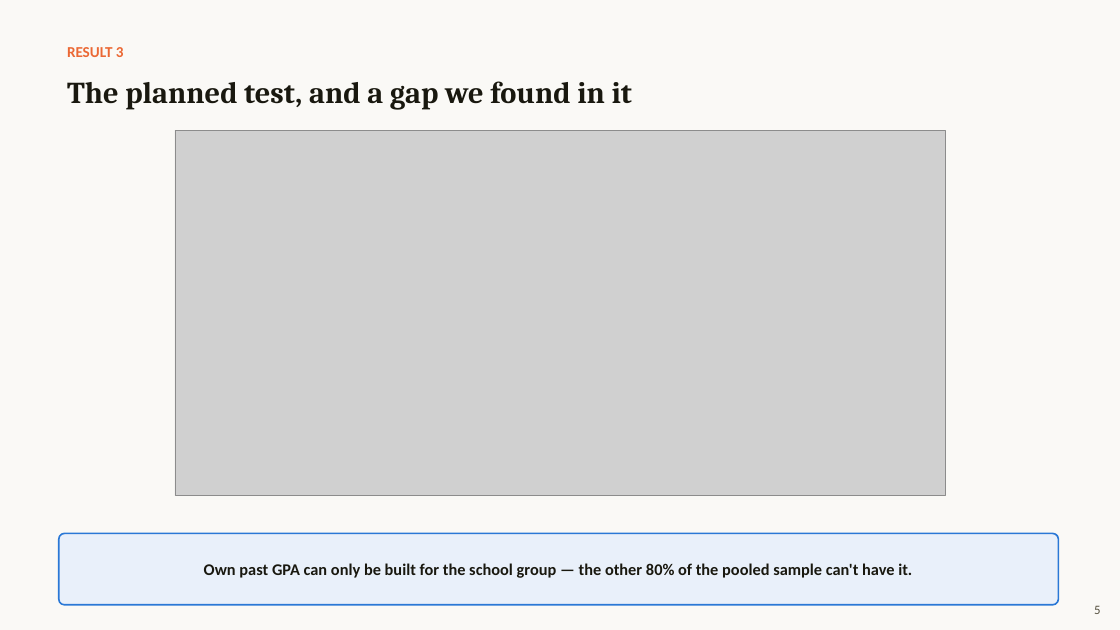
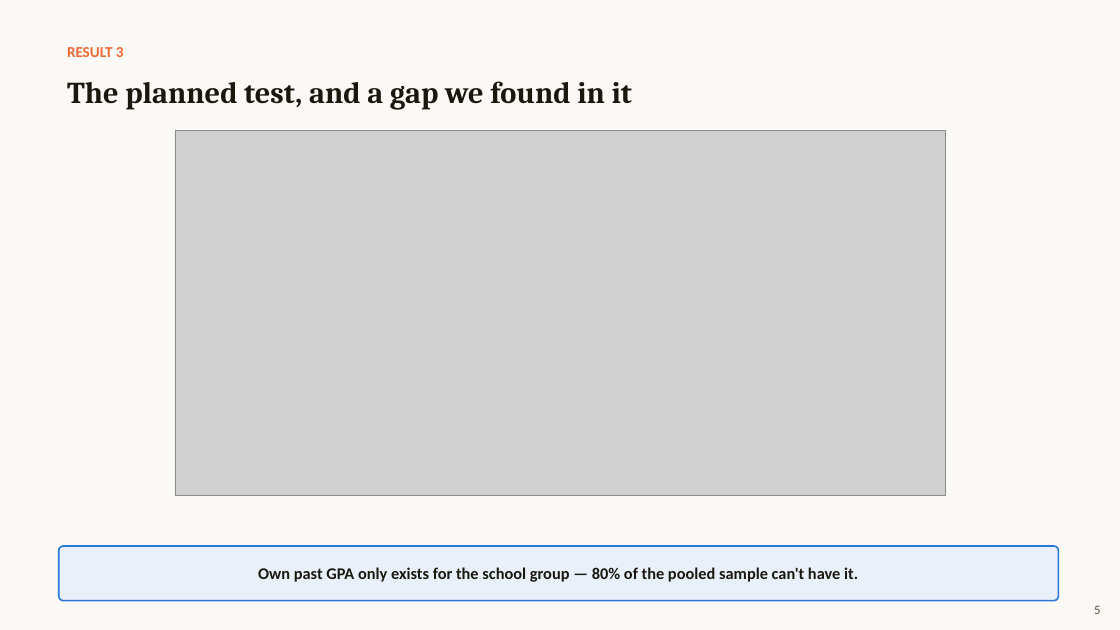
Before and after one commit to TingyingHuang/ECC3841-network-position-and-academic-performance, a slide deck: slide 5 of slides/Presentation2.pptx. Drawn at 1120x630 pixels with LibreOffice and Linux fonts; fonts in the diff are those of the drawing; grey boxes stand for pictures. Boxes give left, top, right and bottom in pixels: in the first picture for what was removed or moved away, otherwise in the second. Text is boxed around its words. In the diff, an @@ line names an element or a change of style, - is before the commit and + after.

```diff
--- a/slides/Presentation2.pptx
+++ b/slides/Presentation2.pptx
@@ rounded rectangle "Own past GPA only exists ..." resized from (x1=59, y1=534, x2=1059, y2=605) to (x1=59, y1=546, x2=1059, y2=601) @@
@@ text in rounded rectangle at (x1=258, y1=567, x2=858, y2=582): text changed @@
-Own past GPA can only be built for the school group — the other 80% of the pooled sample can't have it.
+Own past GPA only exists for the school group — 80% of the pooled sample can't have it.
```
Also in this commit, not shown: 5 other slides changed, 1 other file.
